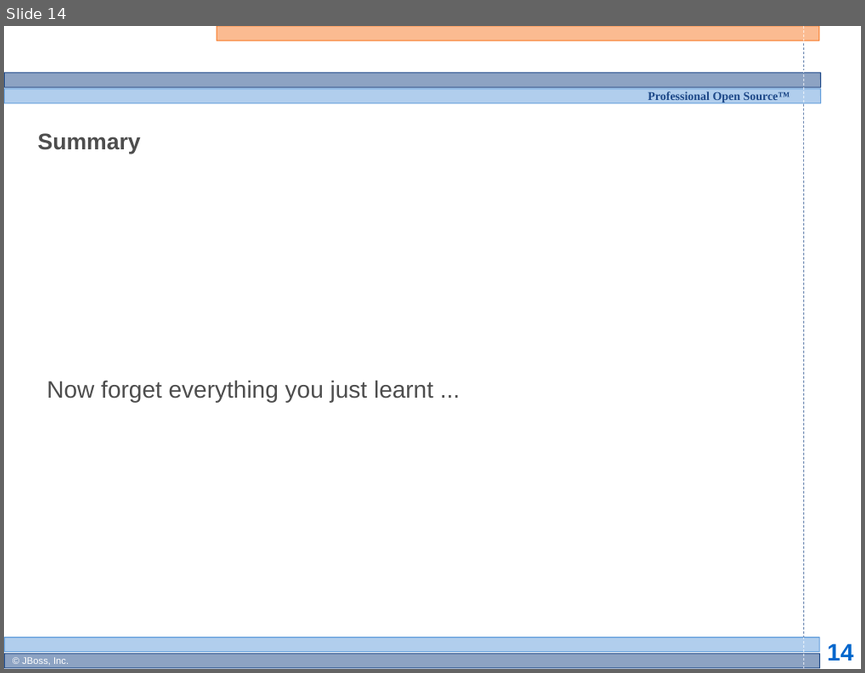
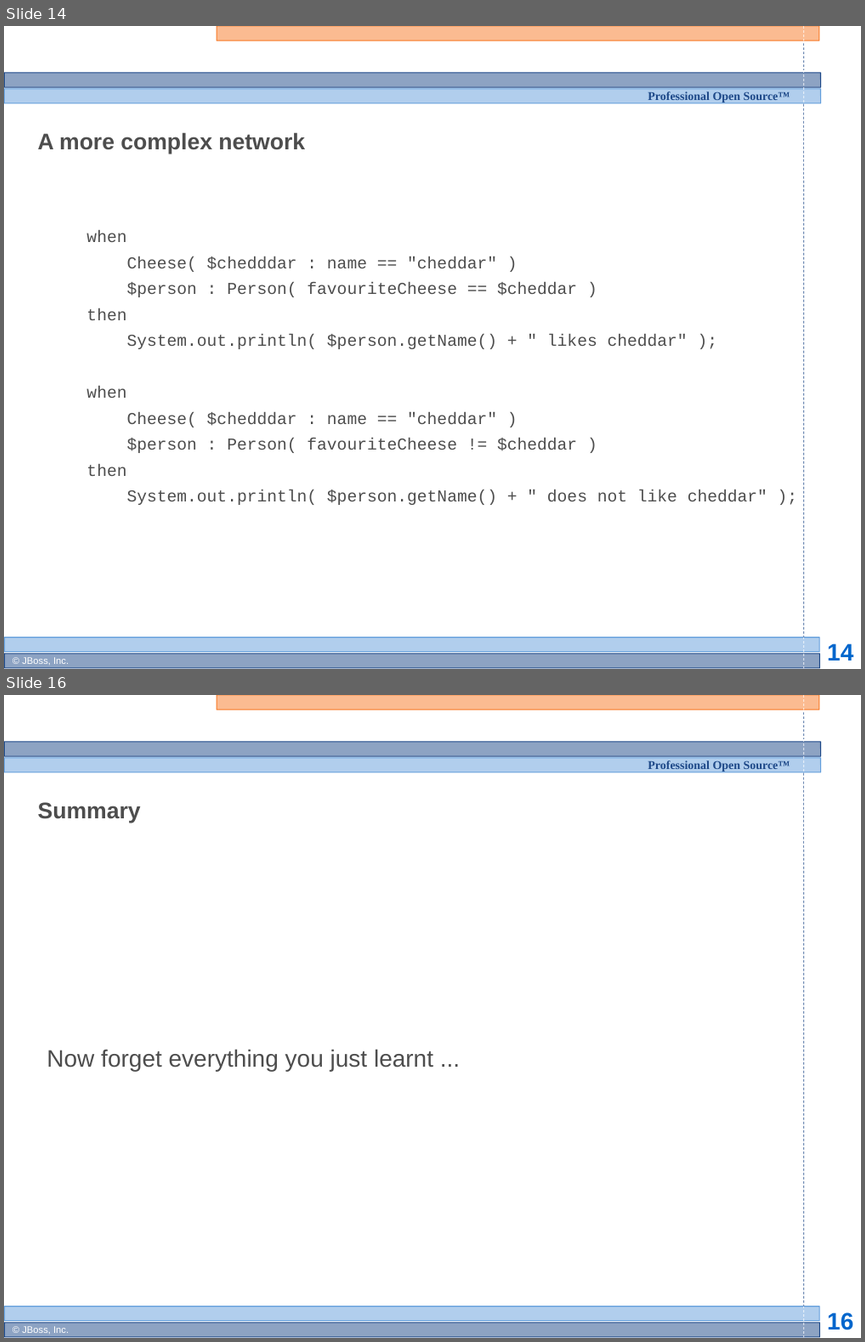
Before and after one commit to bobmcwhirter/drools, a slide deck: documentation/training/developers-course/Module 4 - Rule Engine Concepts 2.odp. Shown one above the other, each under a label of ours: slide 14 before the commit, slides 14 and 16 after it; the slides between them are not shown. The pictures are 865x673 and 865x1342 pixels, drawn with LibreOffice and Linux fonts; fonts in the diff are those of the drawing; background and template pictures are left out. Boxes give left, top, right and bottom in pixels: in the first picture for what was removed or moved away, otherwise in the second. Text is boxed around its words. In the diff, an @@ line names an element or a change of style, - is before the commit and + after.

```diff
--- a/documentation/training/developers-course/Module 4 - Rule Engine Concepts 2.odp
+++ b/documentation/training/developers-course/Module 4 - Rule Engine Concepts 2.odp
@@ slide 14 added at (x1=4, y1=26, x2=861, y2=669), background #FFFFFF; not listed: 13 template elements that a slide beside it also shows @@
@@ title added at (x1=38, y1=132, x2=305, y2=154), 19 pt, text #4D4D4D, bold @@
+A more complex network
@@ subtitle added at (x1=86, y1=230, x2=767, y2=505), 14 pt, text #4D4D4D @@
+when
+Cheese( $chedddar : name == "cheddar" )
+$person : Person( favouriteCheese == $cheddar )
+then
+System.out.println( $person.getName() + " likes cheddar" );
+when
+Cheese( $chedddar : name == "cheddar" )
+$person : Person( favouriteCheese != $cheddar )
+then
+System.out.println( $person.getName() + " does not like cheddar" );
@@ what was slide 14 is now slide 16 @@
@@ page number at (x1=827, y1=1312, x2=853, y2=1330): text changed @@
-14
+16
```
Also in this commit, not shown: 1 other slide added.
